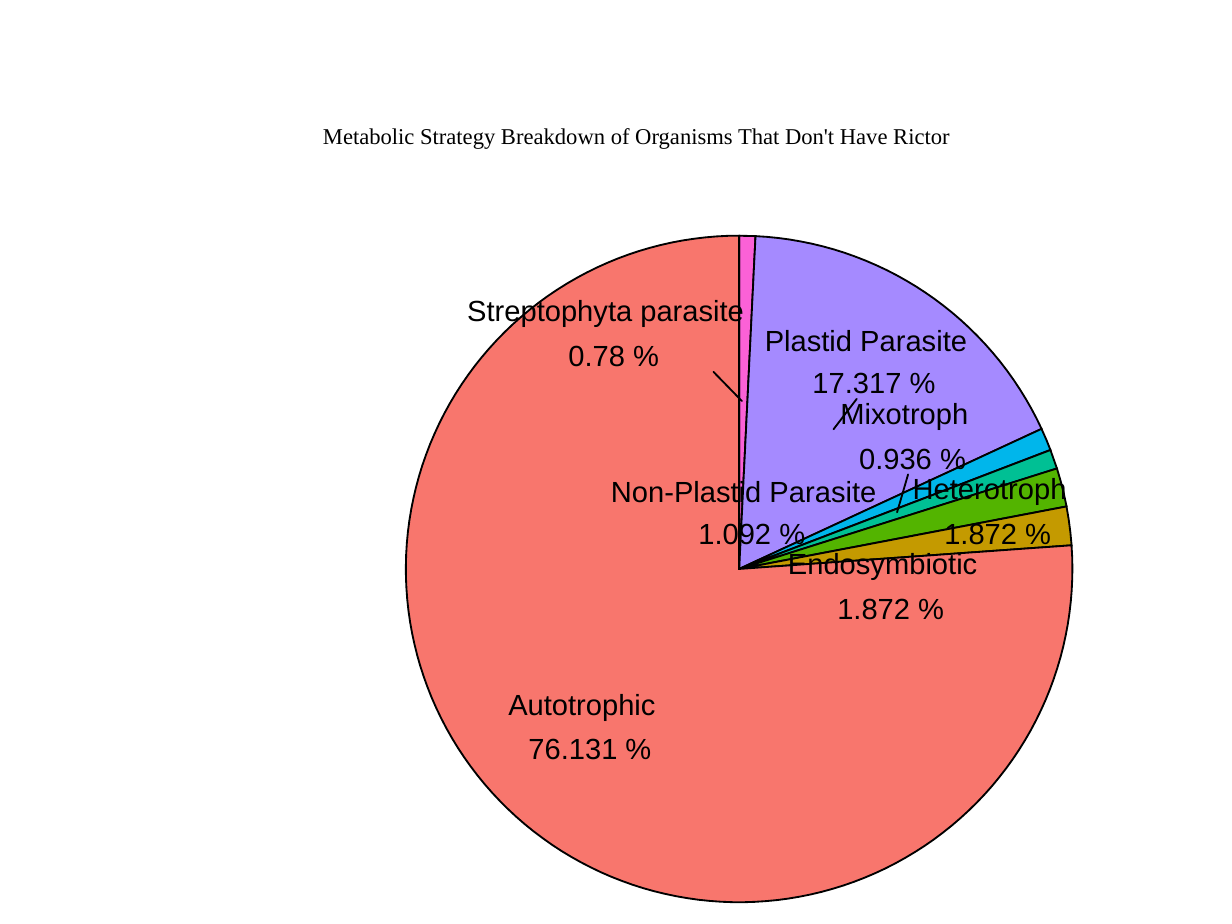
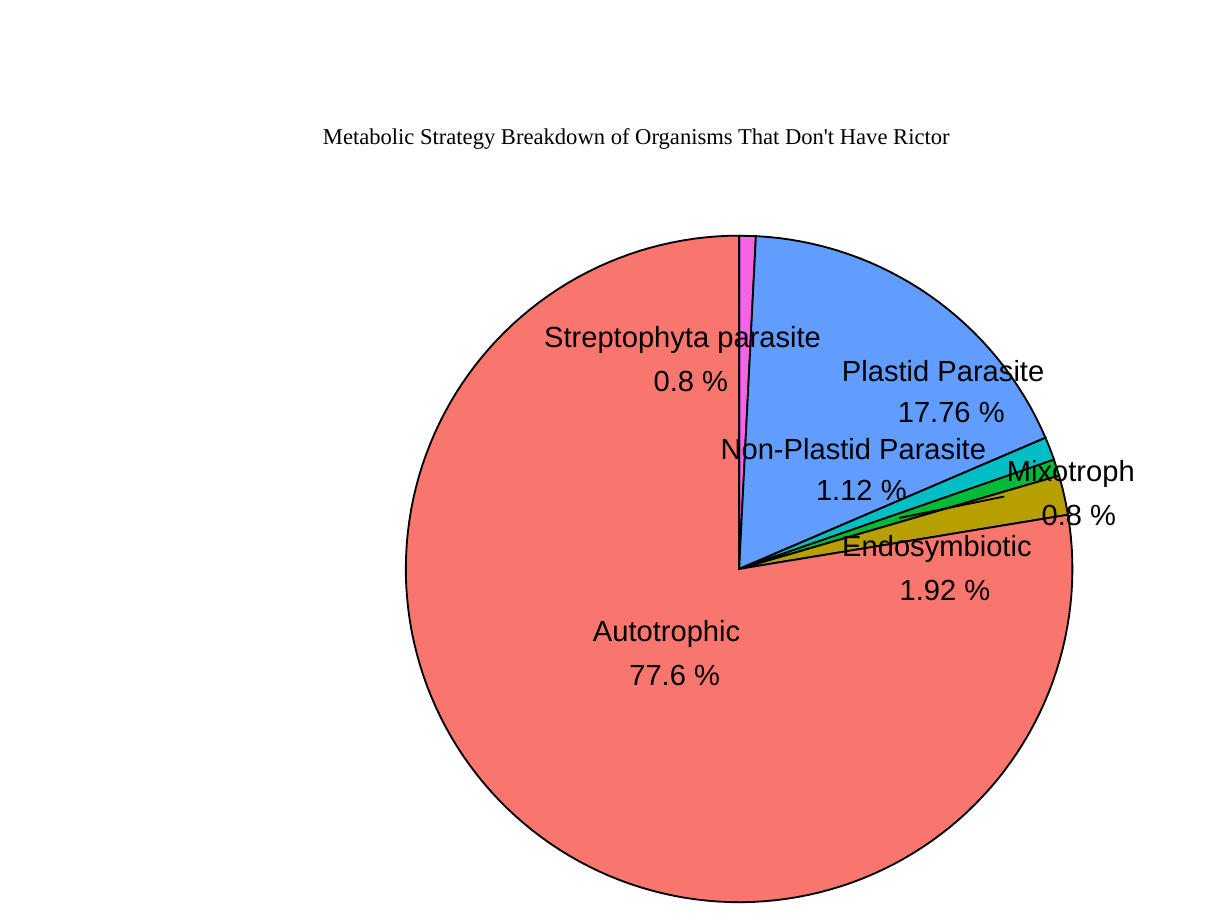
Before and after one commit to Dellaraam/TOR_phylogenetics, a slide deck: slide 1 of Images/Figures_PPT/PieWithOutRictor.pptx. Drawn at 1232x924 pixels with LibreOffice and Linux fonts; fonts in the diff are those of the drawing. Boxes give left, top, right and bottom in pixels: in the first picture for what was removed or moved away, otherwise in the second. Text is boxed around its words. In the diff, an @@ line names an element or a change of style, - is before the commit and + after.

```diff
--- a/Images/Figures_PPT/PieWithOutRictor.pptx
+++ b/Images/Figures_PPT/PieWithOutRictor.pptx
@@ freeform shape at box(407, 235, 1073, 902): outline redrawn @@
@@ freeform shape at box(739, 235, 756, 569): fill #FB61D7 to #F564E3; outline redrawn @@
@@ freeform shape: place and size @@
-freeform shape at box(739, 237, 1041, 569)
+freeform shape at box(739, 237, 1046, 569)
@@ freeform shape at box(739, 237, 1046, 569): fill #A58AFF to #619CFF @@
@@ text "Streptophyta parasite": place and size @@
-text "Streptophyta parasite" at box(467, 299, 744, 327)
+text "Streptophyta parasite" at box(544, 324, 821, 352)
@@ text "Plastid Parasite" rewrapped from box(765, 330, 967, 352) to box(842, 358, 1044, 386) @@
@@ text at box(654, 370, 694, 392): text changed @@
-0.78 %
+0.8 %
@@ text at box(898, 401, 971, 423): text changed @@
-17.317 %
+17.76 %
@@ text "Non-Plastid Parasite": place and size @@
-text "Non-Plastid Parasite" at box(611, 479, 876, 507)
+text "Non-Plastid Parasite" at box(721, 436, 986, 464)
@@ freeform shape: place and size @@
-freeform shape at box(739, 429, 1051, 569)
+freeform shape at box(739, 437, 1055, 568)
@@ freeform shape at box(739, 437, 1055, 568): fill #00B6EB to #00BFC4 @@
@@ freeform shape: place and size @@
-freeform shape at box(739, 468, 1067, 569)
+freeform shape at box(739, 476, 1068, 569)
@@ freeform shape at box(739, 476, 1068, 569): fill #53B400 to #B79F00 @@
@@ freeform shape: place and size @@
-freeform shape at box(739, 450, 1057, 569)
+freeform shape at box(739, 460, 1060, 569)
@@ freeform shape at box(739, 460, 1060, 569): fill #00C094 to #00BA38 @@
@@ text at box(816, 479, 873, 500): text changed @@
-1.092 %
+1.12 %
@@ text "Mixotroph": place and size @@
-text "Mixotroph" at box(840, 401, 968, 429)
+text "Mixotroph" at box(1007, 458, 1135, 486)
@@ freeform shape: place and size @@
-freeform shape at box(897, 474, 908, 513)
+freeform shape at box(899, 496, 1003, 517)
@@ text added at box(1042, 502, 1082, 530), 17.1 pt, text #000000 @@
+0.8 %
@@ text "Endosymbiotic": place and size @@
-text "Endosymbiotic" at box(788, 551, 977, 579)
+text "Endosymbiotic" at box(842, 533, 1031, 561)
@@ text at box(900, 579, 957, 601): text changed @@
-1.872 %
+1.92 %
@@ text "Autotrophic": place and size @@
-text "Autotrophic" at box(508, 694, 655, 720)
+text "Autotrophic" at box(593, 620, 740, 646)
@@ text added at box(629, 664, 686, 686), 17.1 pt, text #000000 @@
+77.6 %
@@ group removed at box(528, 372, 1072, 760): 4 texts, 3 freeform shapes @@
-0.936 %
-Heterotroph
-1.872 %
-76.131 %
```
Also in this commit, not shown: 37 other files.
